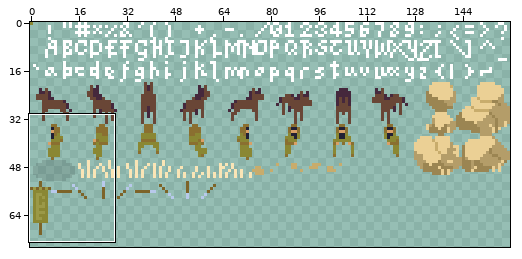
A sprite sheet gets an edit: src/sprites.png. The picture above shows the old version from afar; the outline marks the close-up.
Close-up. Old version:
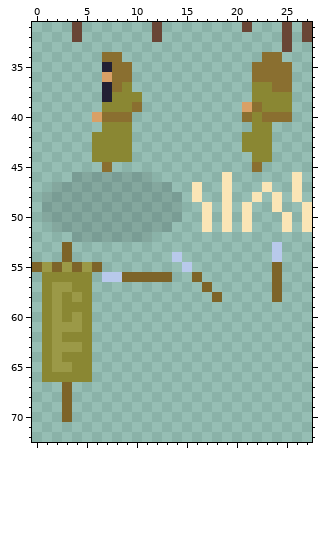
The file is 160x112 pixels. Shown: x 0..27, y 31..72. The wide view leaves out empty margins.
Once edited:
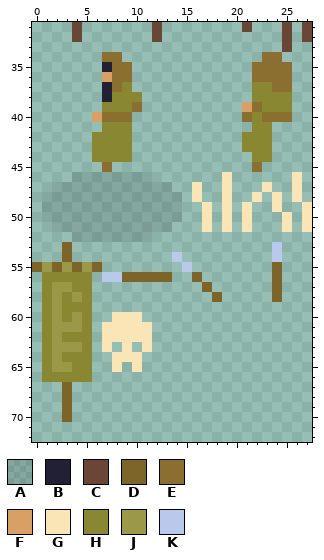
Palette (. is transparent): A #0000001f  B #222034  C #694636  D #7d6429  E #8a6f30  F #d9a066  G #fae5b6  H #8a8733  J #9b9947  K #b8c9eb
What changed:
@@ x 5..13 @@
 59 H........
-60 H........
-61 H........
-62 H........
-63 H........
-64 H........
-65 H........
+60 H..GGG...
+61 H.GGGGG..
+62 H.GGGGG..
+63 H.G.G.G..
+64 H..GGG...
+65 H..G.G...
 66 H........
